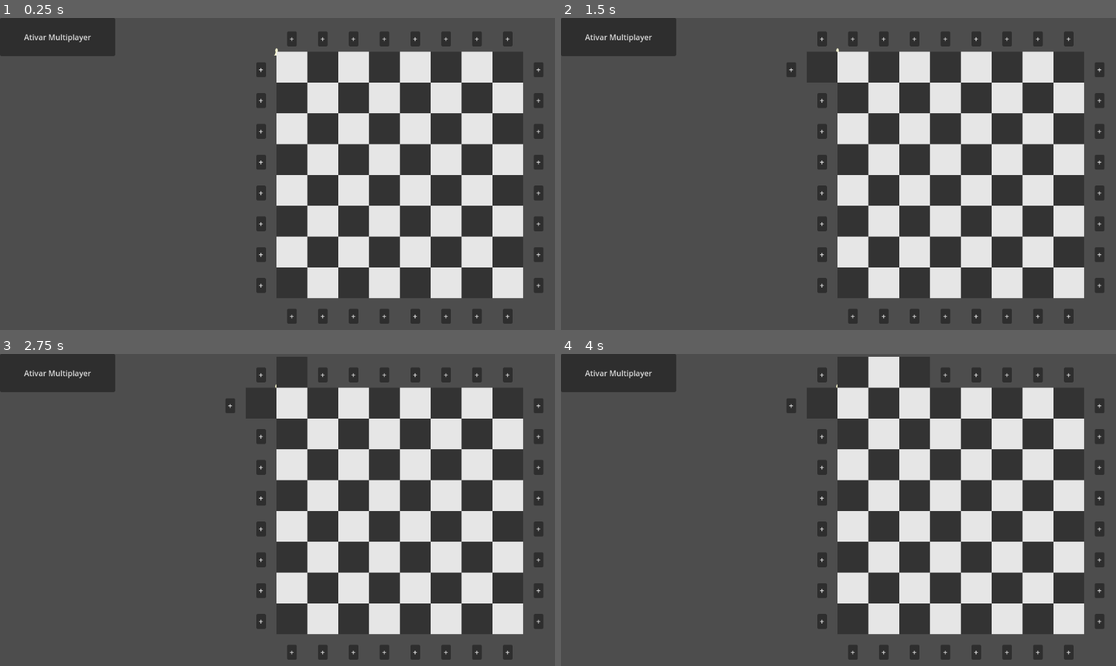
Above: before the commit, frames 1-4 (two rows, left to right).
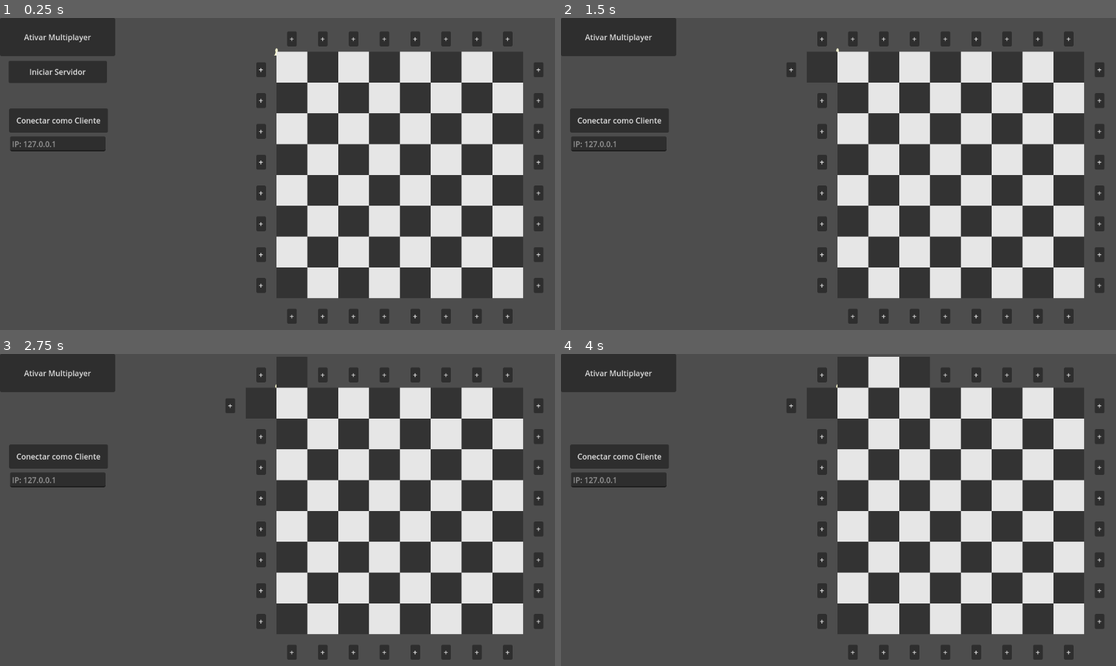
Above: after the commit, the same moments.

Repository: BlueMoonBr/Chess2
Game: Godot game, scene res://Scenes/ChessBoard.tscn
Two runs of this game, one before a commit and one after it. Both use one fixed random seed, a clock stepped at 60 frames per second and the inputs below.
Inputs (mouse positions are in pixels of both pictures, inside the frame that each line leads up to):
- Up to frame 1 (0.25 s): no input
- Up to frame 2 (1.5 s): click (622, 120) at 0.5 s, where only the run after the commit has a clickable "Conectar como Cliente"; click "+" at 1.25 s
- Up to frame 3 (2.75 s): click "+" at 2 s
- Up to frame 4 (4 s): click "+" at 2.75 s; click "+" at 3.5 s

The runs differ from the first frame. In frame 1, 3.3% of the frame differs, in the area x 1-20%, y 13-43%; in frame 2, 2.1%; in frame 3, 2.1%; in frame 4, 2.1%.

Commit message:
feat: multiplay tosco

Diff:
--- a/Scenes/ChessBoard.tscn
+++ b/Scenes/ChessBoard.tscn
@@ -1,25 +1,16 @@
-[gd_scene load_steps=3 format=3 uid="uid://br2fbkufrybo1"]
+[gd_scene load_steps=4 format=3 uid="uid://br2fbkufrybo1"]
 
+[ext_resource type="Script" uid="uid://b2t0kr2qhhist" path="res://Scenes/ChessRoot.gd" id="1_3pvfr"]
 [ext_resource type="Script" uid="uid://cys30htyoiicr" path="res://scripts/ChessBoard.gd" id="1_5t1fc"]
 [ext_resource type="Texture2D" uid="uid://3tea0lyxsimu" path="res://Assets/white_bishop.png" id="1_aecfi"]
 
-[node name="Node2D" type="Node2D"]
+[node name="ChessRoot" type="Node2D"]
+script = ExtResource("1_3pvfr")
 
-[node name="ChessBoard" type="Node2D" parent="."]
-
-[node name="Sprite2D" type="Sprite2D" parent="ChessBoard"]
+[node name="ChessBoard" type="Sprite2D" parent="."]
 position = Vector2(574, 70)
 texture = ExtResource("1_aecfi")
 script = ExtResource("1_5t1fc")
-
-[node name="Control" type="Control" parent="ChessBoard"]
-layout_mode = 3
-anchors_preset = 0
-offset_left = 725.0
-offset_top = 157.0
-offset_right = 838.0
-offset_bottom = 254.0
-tooltip_text = "asddsfhdfgsdfg"
 
 [node name="CanvasLayer" type="CanvasLayer" parent="."]
 
@@ -33,7 +24,6 @@
 offset_top = 89.0
 offset_right = 222.0
 offset_bottom = 135.0
-disabled = true
 text = "Iniciar Servidor
 "
 
@@ -42,7 +32,6 @@
 offset_top = 188.0
 offset_right = 224.0
 offset_bottom = 238.0
-disabled = true
 text = "Conectar como Cliente"
 
 [node name="txtIpServer" type="LineEdit" parent="CanvasLayer"]
@@ -60,6 +49,7 @@
 offset_bottom = 175.0
 placeholder_text = "port"
 
-[connection signal="pressed" from="CanvasLayer/BtnMultiplayer" to="ChessBoard/Sprite2D" method="_on_BtnMultiplayer_pressed"]
-[connection signal="pressed" from="CanvasLayer/BtnServer" to="ChessBoard/Sprite2D" method="_on_BtnServer_pressed"]
-[connection signal="pressed" from="CanvasLayer/BtnClient" to="ChessBoard/Sprite2D" method="_on_BtnClient_pressed"]
+[connection signal="ready" from="." to="." method="_on_ready"]
+[connection signal="pressed" from="CanvasLayer/BtnMultiplayer" to="ChessBoard" method="_on_BtnMultiplayer_pressed"]
+[connection signal="pressed" from="CanvasLayer/BtnServer" to="ChessBoard" method="_on_BtnServer_pressed"]
+[connection signal="pressed" from="CanvasLayer/BtnClient" to="ChessBoard" method="_on_BtnClient_pressed"]
--- /dev/null
+++ b/Scenes/ChessRoot.gd
@@ -0,0 +1,20 @@
+extends Node2D
+
+func _ready():
+	# Só o servidor define a autoridade
+	if multiplayer.is_server():
+		set_multiplayer_authority(multiplayer.get_unique_id())
+
+	print("ChessRoot pronto. Autoridade definida: ", multiplayer.get_unique_id())
+
+@rpc("any_peer")
+func rpc_create_tile(row, col):
+	get_node("ChessBoard").rpc_create_tile(row, col)
+
+@rpc("any_peer")
+func request_create_tile(row, col):
+	if multiplayer.is_server():
+		# Servidor cria localmente antes
+		rpc_create_tile(row, col)
+		# Depois avisa clientes explicitamente
+		rpc_create_tile.rpc(row, col)
--- a/scripts/ChessBoard.gd
+++ b/scripts/ChessBoard.gd
@@ -6,20 +6,14 @@
 var tiles = {}
 var buttons = {}
 
-@onready var btn_server = $"../../CanvasLayer/BtnServer"
-@onready var btn_client = $"../../CanvasLayer/BtnClient"
-@onready var txt_ip_server = $"../../CanvasLayer/txtIpServer"
+@onready var btn_server = $"../CanvasLayer/BtnServer"
+@onready var btn_client = $"../CanvasLayer/BtnClient"
+@onready var txt_ip_server = $"../CanvasLayer/txtIpServer"
 
 func _ready():
 	generate_board()
 	update_edge_buttons()
 
-	# Oculta os botões no início
-	btn_server.hide()
-	btn_client.hide()
-	txt_ip_server.hide()
-
-@rpc("any_peer", "call_remote", "reliable")
 func rpc_create_tile(row, col):
 	var pos = Vector2(col * TILE_SIZE, row * TILE_SIZE)
 	create_tile(row, col, pos.x, pos.y)
@@ -34,7 +28,6 @@
 		rpc_create_tile(row, col)
 
 func generate_board():
-	var board_pixel_size = BOARD_SIZE * TILE_SIZE
 
 	var start_x = 0
 	var start_y = 0
@@ -92,12 +85,34 @@
 	button.position = position + Vector2((TILE_SIZE - 20)/2, (TILE_SIZE - 20)/2)
 	add_child(button)
 	buttons["%d_%d" % [row, col]] = button
-	button.pressed.connect(func(): add_tile_and_update(row, col))
+
+	button.pressed.connect(func():
+		if multiplayer.multiplayer_peer:
+			if multiplayer.is_server():
+				# Servidor cria localmente e avisa clientes
+				get_node("/root/ChessRoot").rpc_create_tile(row, col)
+				get_node("/root/ChessRoot").rpc_create_tile.rpc(row, col)
+			else:
+				# Cliente pede ao servidor para criar
+				get_node("/root/ChessRoot").request_create_tile.rpc_id(1, row, col)
+		else:
+			# Sem multiplayer, cria localmente mesmo
+			add_tile_and_update(row, col)
+	)
 
 func add_tile_and_update(row, col):
-	create_tile(row, col, col * TILE_SIZE, row * TILE_SIZE)
-	update_tile_neighbors()
-	update_edge_buttons()
+	if multiplayer.multiplayer_peer:
+		if multiplayer.is_server():
+			# Servidor cria localmente e informa clientes
+			rpc_create_tile(row, col)
+		else:
+			# Cliente pede ao servidor para criar
+			request_create_tile.rpc_id(1, row, col)
+	else:
+		# Sem multiplayer, cria localmente mesmo
+		create_tile(row, col, col * TILE_SIZE, row * TILE_SIZE)
+		update_tile_neighbors()
+		update_edge_buttons()
 
 
 func _on_BtnMultiplayer_pressed():
@@ -112,9 +127,12 @@
 # Sinais para os novos botões (conecte-os na interface visual igual antes):
 func _on_BtnServer_pressed():
 	print("Servidor iniciado.")
+	btn_client.hide();
+	txt_ip_server.hide();
 	iniciar_servidor()
 
 func _on_BtnClient_pressed():
+	btn_server.hide();
 	print("Cliente conectado.")
 	conectar_cliente()
 
@@ -125,6 +143,7 @@
 	if erro != OK:
 		print("Erro ao criar servidor: ", erro)
 		return
+
 	multiplayer.multiplayer_peer = peer
 	print("Servidor iniciado com sucesso na porta 4242.")
 
Not shown, added: Scenes/ChessRoot.gd.uid
